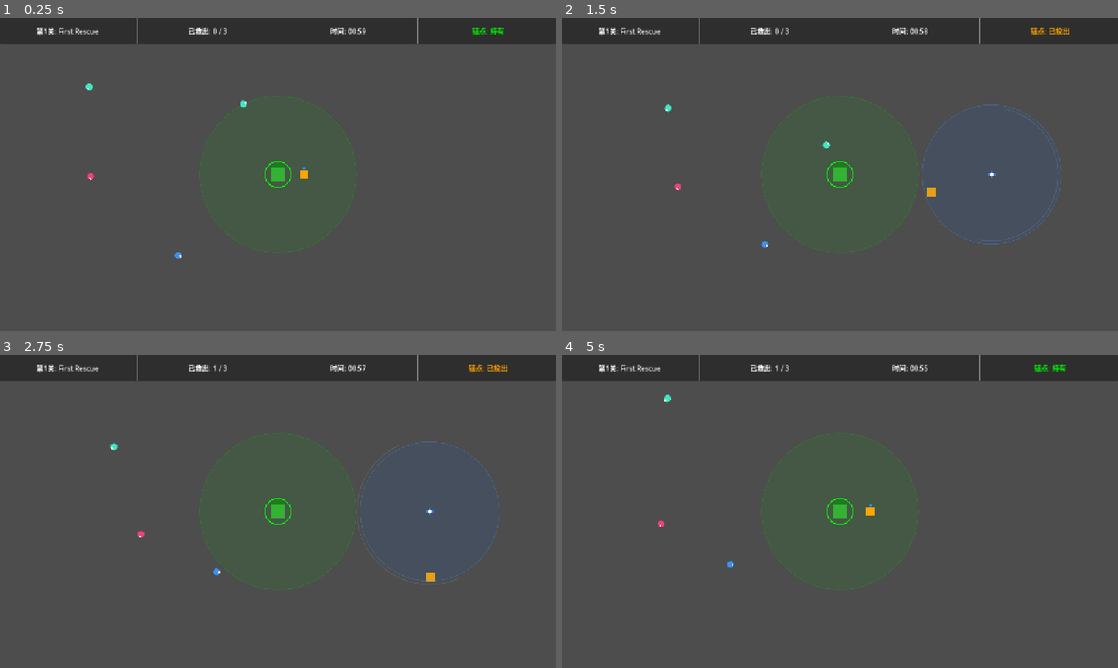
Above: before the commit, frames 1-4 (two rows, left to right).
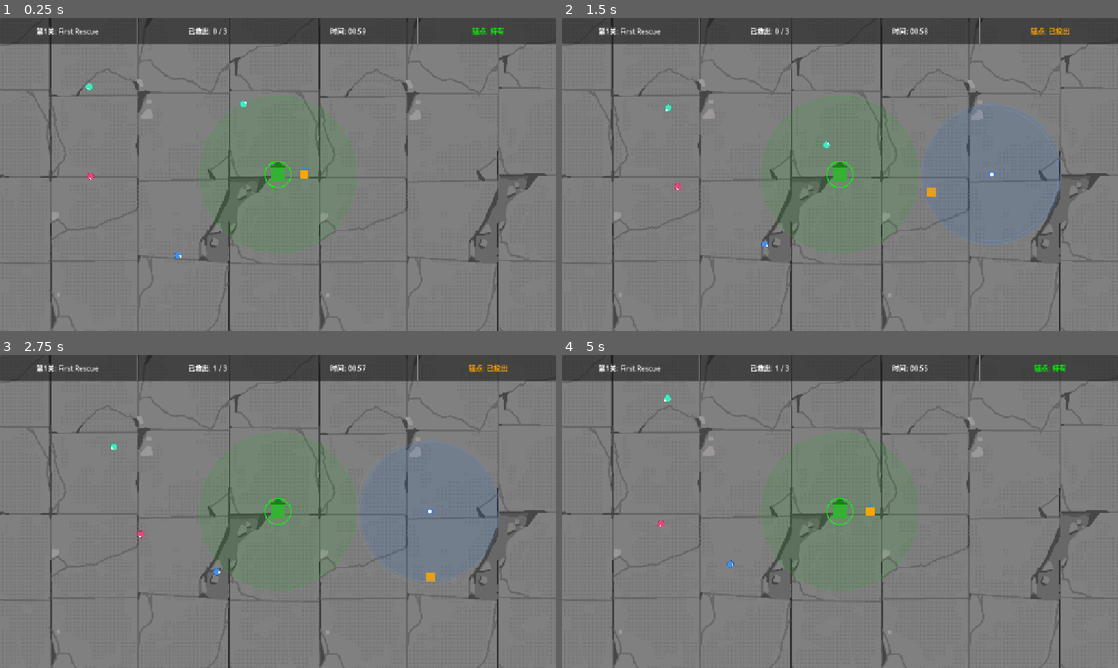
Above: after the commit, the same moments.

Repository: kunk70352-png/Safe-Anchor
Game: Godot game, scene res://src/main/main.tscn
The game is run twice, just before and just after one commit, with the same random seed, the same clock (stepped at 60 frames per second) and the same inputs.
Inputs:
- Up to frame 1 (0.25 s): no input
- Up to frame 2 (1.5 s): hold D (move_right) 0.53-1.28 s; tap Space (charge_throw) at 0.6, 1.35 s; hold S (move_down) from 1.28 s (still down)
- Up to frame 3 (2.75 s): release S (move_down) at 2.03 s; hold D (move_right) from 2.03 s (still down); tap Space (charge_throw) at 2.1 s
- Up to frame 4 (5 s): release D (move_right) at 2.78 s; hold W (move_up) 2.78-3.53 s; tap Space (charge_throw) at 2.85, 3.6, 4.35 s; hold A (move_left) from 3.53 s (still down)

The runs differ from the first frame. In frame 1, 89% of the frame differs, in the area x 0-100%, y 0-100%; in frame 2, 88%; in frame 3, 89%; in frame 4, 89%.

Commit message:
暴露可调参数到检查器

Diff:
--- a/src/anchor/anchor.tscn
+++ b/src/anchor/anchor.tscn
@@ -1,10 +1,14 @@
-[gd_scene load_steps=2 format=3 uid="uid://can1"]
+[gd_scene format=3 uid="uid://can1"]
 
-[ext_resource type="Script" path="res://src/anchor/anchor.gd" id="1_script"]
+[ext_resource type="Script" uid="uid://bncb6svstlsvf" path="res://src/anchor/anchor.gd" id="1_script"]
+[ext_resource type="Texture2D" uid="uid://c55hkc1u1seih" path="res://assets/sprites/IMG_8959.jpg" id="2_dnpk4"]
 
-[node name="Anchor" type="Node2D" groups=["attraction_sources"]]
+[sub_resource type="AtlasTexture" id="AtlasTexture_dnpk4"]
+atlas = ExtResource("2_dnpk4")
+
+[node name="Anchor" type="Node2D" unique_id=92345738 groups=["attraction_sources"]]
 script = ExtResource("1_script")
-attraction_radius = 150.0
 
-[node name="Sprite2D" type="Sprite2D" parent="."]
+[node name="Sprite2D" type="Sprite2D" parent="." unique_id=1440852553]
 visible = false
+texture = SubResource("AtlasTexture_dnpk4")
--- a/src/player/player.gd
+++ b/src/player/player.gd
@@ -13,11 +13,11 @@
 # ---- 参数 ----
 @export var move_speed: float = 200.0
 @export var anchor_radius: float = 160.0
-const MIN_THROW: float = 80.0
-const MAX_THROW: float = 350.0
-const CHARGE_SPEED: float = 0.8
-const CURVE_HEIGHT: float = 40.0
-const PICKUP_DIST: float = 30.0
+@export var min_throw: float = 80.0
+@export var max_throw: float = 350.0
+@export var charge_speed: float = 0.8
+@export var curve_height: float = 40.0
+@export var pickup_dist: float = 30.0
 
 
 func _ready() -> void:
@@ -44,7 +44,7 @@
 				charge_time = 0.0
 		PlayerState.CHARGING:
 			charge_time += delta
-			charge_power = (sin(charge_time * CHARGE_SPEED * TAU) + 1.0) / 2.0
+			charge_power = (sin(charge_time * charge_speed * TAU) + 1.0) / 2.0
 			if Input.is_action_just_released("charge_throw"):
 				_throw_anchor()
 				state = PlayerState.IDLE
@@ -57,7 +57,7 @@
 # ---- 投掷 ----
 
 func _throw_anchor() -> void:
-	var dist := MIN_THROW + charge_power * (MAX_THROW - MIN_THROW)
+	var dist := min_throw + charge_power * (max_throw - min_throw)
 	var landing_pos := global_position + last_move_dir * dist
 	landing_pos = landing_pos.clamp(Vector2(40, 40), Vector2(1240, 680))
 
@@ -78,7 +78,7 @@
 		return
 	var anchors := world.get_node("Anchors")
 	for anchor in anchors.get_children():
-		if global_position.distance_to(anchor.global_position) < PICKUP_DIST:
+		if global_position.distance_to(anchor.global_position) < pickup_dist:
 			anchor.pick_up()
 			break
 
@@ -101,9 +101,9 @@
 	if state != PlayerState.CHARGING or not has_anchor:
 		return
 
-	var dist := MIN_THROW + charge_power * (MAX_THROW - MIN_THROW)
+	var dist := min_throw + charge_power * (max_throw - min_throw)
 	var target := last_move_dir * dist
-	var mid := target * 0.5 + Vector2.UP * CURVE_HEIGHT
+	var mid := target * 0.5 + Vector2.UP * curve_height
 
 	# 抛物线
 	var line_color := Color(1.0, 0.8, 0.2, 0.7)
--- a/src/refugee/refugee.gd
+++ b/src/refugee/refugee.gd
@@ -8,6 +8,10 @@
 @export var seek_speed: float = 100.0
 @export var wander_interval: float = 2.0
 @export var wander_origin: Vector2
+@export var anchor_slow_mult: float = 0.4
+@export var anchor_wander_angle: float = 0.4
+@export var anchor_wander_min: float = 0.1
+@export var anchor_wander_max: float = 0.4
 
 var state: State = State.WANDERING
 var _wander_target: Vector2 = Vector2.ZERO
@@ -85,9 +89,9 @@
 	var radius: float = float(anchor.get("attraction_radius"))
 	var sh_pos := _get_safe_house_pos()
 	var base_dir := (anchor.global_position - sh_pos).normalized()
-	var angle := randf_range(-PI * 0.4, PI * 0.4)
-	var dist := randf_range(radius * 0.1, radius * 0.4)
-	_speed_mult = 0.4
+	var angle := randf_range(-PI * anchor_wander_angle, PI * anchor_wander_angle)
+	var dist := randf_range(radius * anchor_wander_min, radius * anchor_wander_max)
+	_speed_mult = anchor_slow_mult
 	navigation_agent.target_position = anchor.global_position + base_dir.rotated(angle) * dist
 
 
--- a/src/world/world.tscn
+++ b/src/world/world.tscn
@@ -1,8 +1,18 @@
-[gd_scene load_steps=6 format=3 uid="uid://cwrld1"]
+[gd_scene format=3 uid="uid://cwrld1"]
 
-[ext_resource type="Script" path="res://src/world/world.gd" id="1_script"]
+[ext_resource type="Script" uid="uid://dcnyowkdge5s1" path="res://src/world/world.gd" id="1_script"]
+[ext_resource type="Texture2D" uid="uid://bt0uk0b13tgox" path="res://assets/sprites/IMG_8956.PNG" id="2_bsf3i"]
 [ext_resource type="PackedScene" uid="uid://csh1" path="res://src/safe_house/safe_house.tscn" id="2_safehouse"]
 [ext_resource type="PackedScene" uid="uid://cplyr1" path="res://src/player/player.tscn" id="3_player"]
+
+[sub_resource type="TileSetAtlasSource" id="TileSetAtlasSource_43c6p"]
+texture = ExtResource("2_bsf3i")
+47:52/0 = 0
+0:0/size_in_atlas = Vector2i(88, 52)
+0:0/0 = 0
+
+[sub_resource type="TileSet" id="TileSet_jyync"]
+sources/0 = SubResource("TileSetAtlasSource_43c6p")
 
 [sub_resource type="RectangleShape2D" id="wall_h"]
 size = Vector2(1280, 20)
@@ -10,49 +20,48 @@
 [sub_resource type="RectangleShape2D" id="wall_v"]
 size = Vector2(20, 720)
 
-[node name="World" type="Node2D" groups=["world"]]
+[node name="World" type="Node2D" unique_id=1142537129 groups=["world"]]
 script = ExtResource("1_script")
 
-[node name="TileMapLayer" type="TileMapLayer" parent="."]
+[node name="TileMapLayer" type="TileMapLayer" parent="." unique_id=909878844]
+position = Vector2(-1, 0)
+tile_map_data = PackedByteArray(0, 0, 38, 0, 21, 0, 0, 0, 0, 0, 0, 0, 0, 0)
+tile_set = SubResource("TileSet_jyync")
 
-[node name="NavigationRegion2D" type="NavigationRegion2D" parent="."]
+[node name="NavigationRegion2D" type="NavigationRegion2D" parent="." unique_id=82103239]
 
-[node name="SafeHouse" parent="." instance=ExtResource("2_safehouse")]
+[node name="SafeHouse" parent="." unique_id=873699303 instance=ExtResource("2_safehouse")]
 position = Vector2(640, 360)
 
-[node name="Player" parent="." instance=ExtResource("3_player")]
+[node name="Player" parent="." unique_id=780877215 instance=ExtResource("3_player")]
 position = Vector2(700, 360)
 
-[node name="Refugees" type="Node2D" parent="."]
+[node name="Refugees" type="Node2D" parent="." unique_id=1430374849]
 
-[node name="Anchors" type="Node2D" parent="."]
+[node name="Anchors" type="Node2D" parent="." unique_id=397784437]
 
-[node name="Walls" type="Node2D" parent="."]
+[node name="Walls" type="Node2D" parent="." unique_id=1693867733]
 
-[node name="WallTop" type="StaticBody2D" parent="Walls"]
-collision_layer = 1
+[node name="WallTop" type="StaticBody2D" parent="Walls" unique_id=677388064]
 
-[node name="CollisionShape2D" type="CollisionShape2D" parent="Walls/WallTop"]
+[node name="CollisionShape2D" type="CollisionShape2D" parent="Walls/WallTop" unique_id=551288410]
 position = Vector2(640, -10)
 shape = SubResource("wall_h")
 
-[node name="WallBottom" type="StaticBody2D" parent="Walls"]
-collision_layer = 1
+[node name="WallBottom" type="StaticBody2D" parent="Walls" unique_id=306919850]
 
-[node name="CollisionShape2D" type="CollisionShape2D" parent="Walls/WallBottom"]
+[node name="CollisionShape2D" type="CollisionShape2D" parent="Walls/WallBottom" unique_id=375657433]
 position = Vector2(640, 730)
 shape = SubResource("wall_h")
 
-[node name="WallLeft" type="StaticBody2D" parent="Walls"]
-collision_layer = 1
+[node name="WallLeft" type="StaticBody2D" parent="Walls" unique_id=2104095106]
 
-[node name="CollisionShape2D" type="CollisionShape2D" parent="Walls/WallLeft"]
+[node name="CollisionShape2D" type="CollisionShape2D" parent="Walls/WallLeft" unique_id=934126665]
 position = Vector2(-10, 360)
 shape = SubResource("wall_v")
 
-[node name="WallRight" type="StaticBody2D" parent="Walls"]
-collision_layer = 1
+[node name="WallRight" type="StaticBody2D" parent="Walls" unique_id=842667763]
 
-[node name="CollisionShape2D" type="CollisionShape2D" parent="Walls/WallRight"]
+[node name="CollisionShape2D" type="CollisionShape2D" parent="Walls/WallRight" unique_id=470608127]
 position = Vector2(1290, 360)
 shape = SubResource("wall_v")
Binary file added: assets/sprites/IMG_8955.PNG
Binary file added: assets/sprites/IMG_8956.PNG
Binary file added: assets/sprites/IMG_8957.jpg
Binary file added: assets/sprites/IMG_8958.PNG
Binary file added: assets/sprites/IMG_8959.jpg
